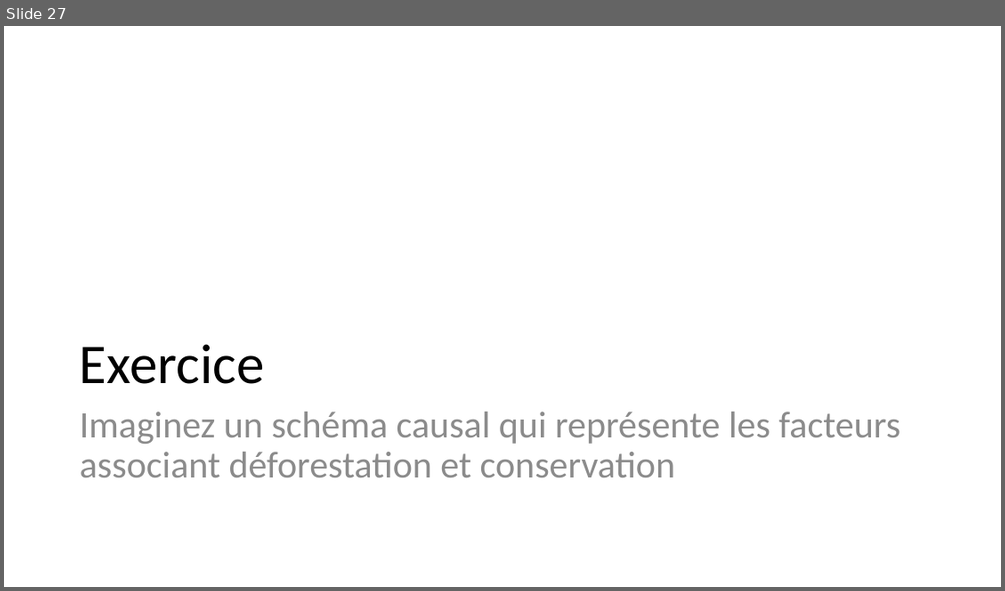
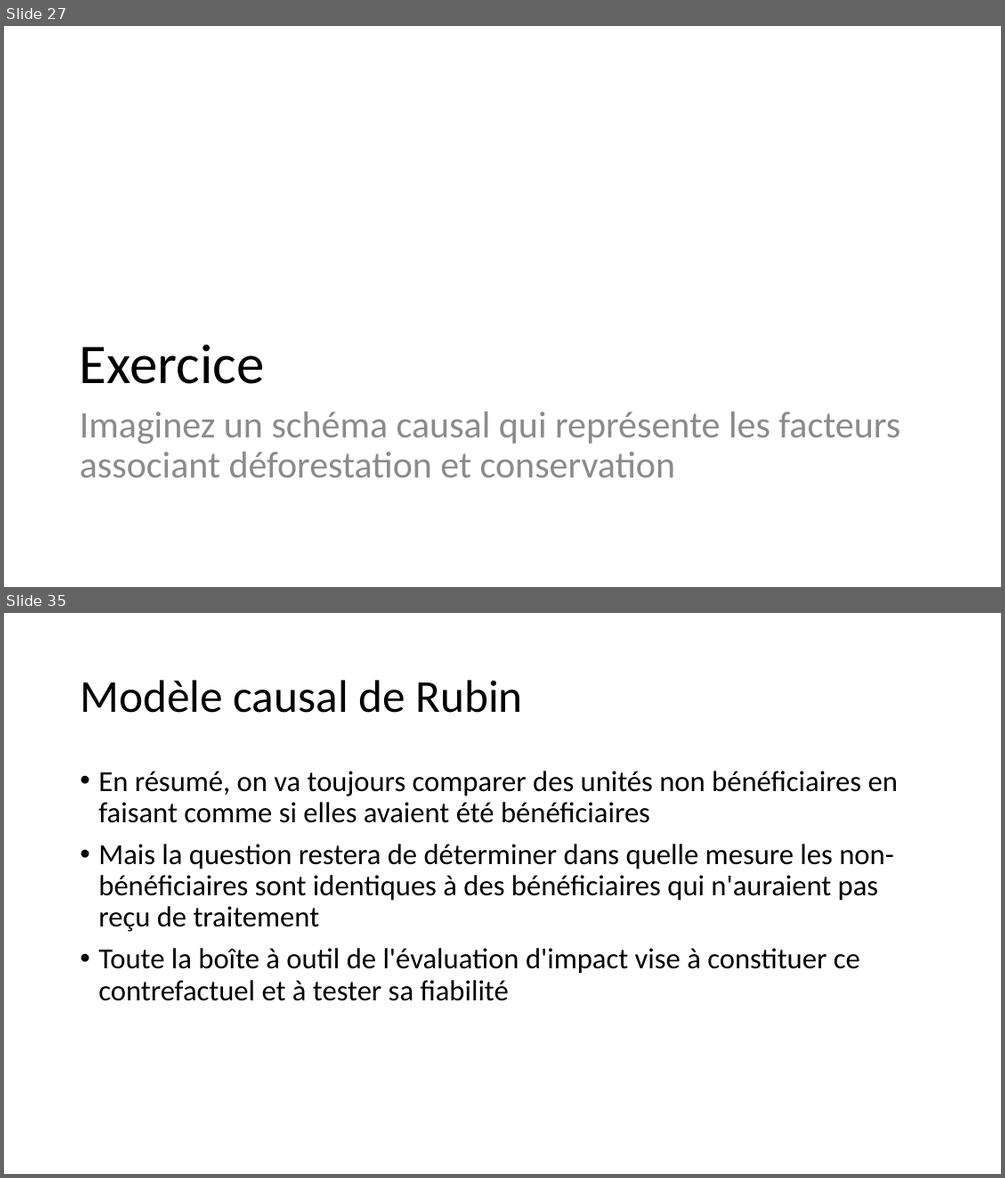
Before and after one commit to BETSAKA/statcap_impact_training, a slide deck: slides/fr/Jour 1_Introduction_Fondamentaux.pptx. Shown one above the other, each under a label of ours: slide 27 before the commit, slides 27 and 35 after it; the slides between them are not shown. The pictures are 1005x591 and 1005x1178 pixels, drawn with LibreOffice and Linux fonts; fonts in the diff are those of the drawing. Boxes give left, top, right and bottom in pixels: in the first picture for what was removed or moved away, otherwise in the second. Text is boxed around its words. In the diff, an @@ line names an element or a change of style, - is before the commit and + after.

```diff
--- a/slides/fr/Jour 1_Introduction_Fondamentaux.pptx
+++ b/slides/fr/Jour 1_Introduction_Fondamentaux.pptx
@@ slide 35 added at [4,613,1001,1174], background #FFFFFF @@
@@ title added at [80,680,523,713], 44 pt, text #000000 @@
+Modèle causal de Rubin
@@ text added at [98,771,898,1001], 28 pt, text #000000 @@
+• En résumé, on va toujours comparer des unités non bénéficiaires en faisant comme si elles avaient été bénéficiaires
+• Mais la question restera de déterminer dans quelle mesure les non-bénéficiaires sont identiques à des bénéficiaires qui n'auraient pas reçu de traitement
+• Toute la boîte à outil de l'évaluation d'impact vise à constituer ce contrefactuel et à tester sa fiabilité
```
Also in this commit, not shown: 16 other slides added, 2 other files.
